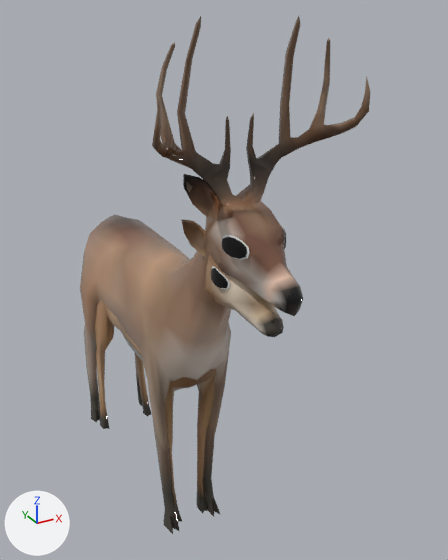
The glTF model dialomic_1/src/assets/animals/deer.glb: old version first, new version second.
The view is the same before and after, from a 50 mm lens placed at (-0.96, -2.21, 2.22), pointed at (0.21, -0.09, 1.16). Lighting does not change. The marker at lower left points along +X, +Y and +Z. The older version comes first. Where no turn or scale is listed for an object, it has been applied to the vertices.

The first picture shows 'alt584', 'alt585'.
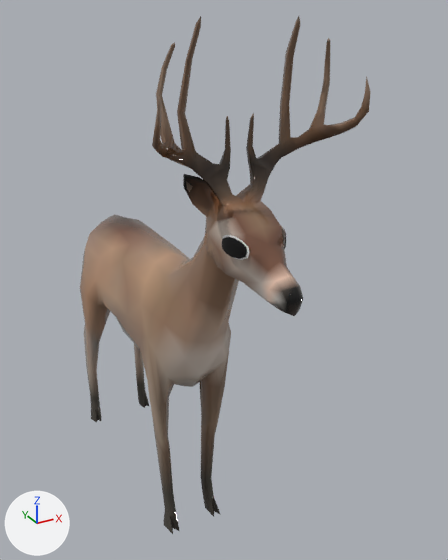
What the commit changed:
Object 'alt585' (ob_alt585) is deleted.

Where the change shows, as pixel boxes [x1, y1, x2, y2] in the pictures (448 x 560 px):
'alt585', deleted: before [95, 219, 284, 522]
